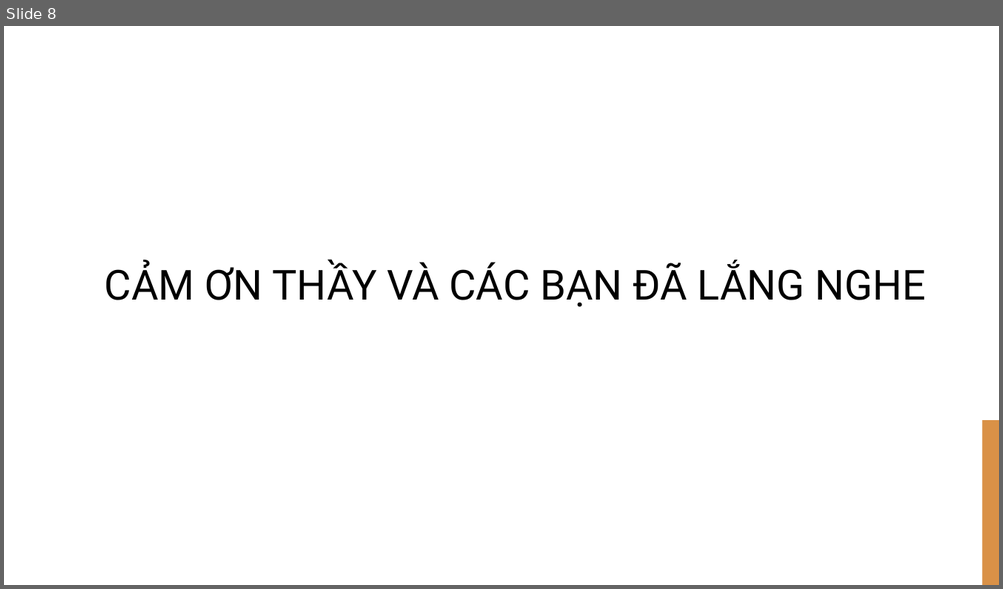
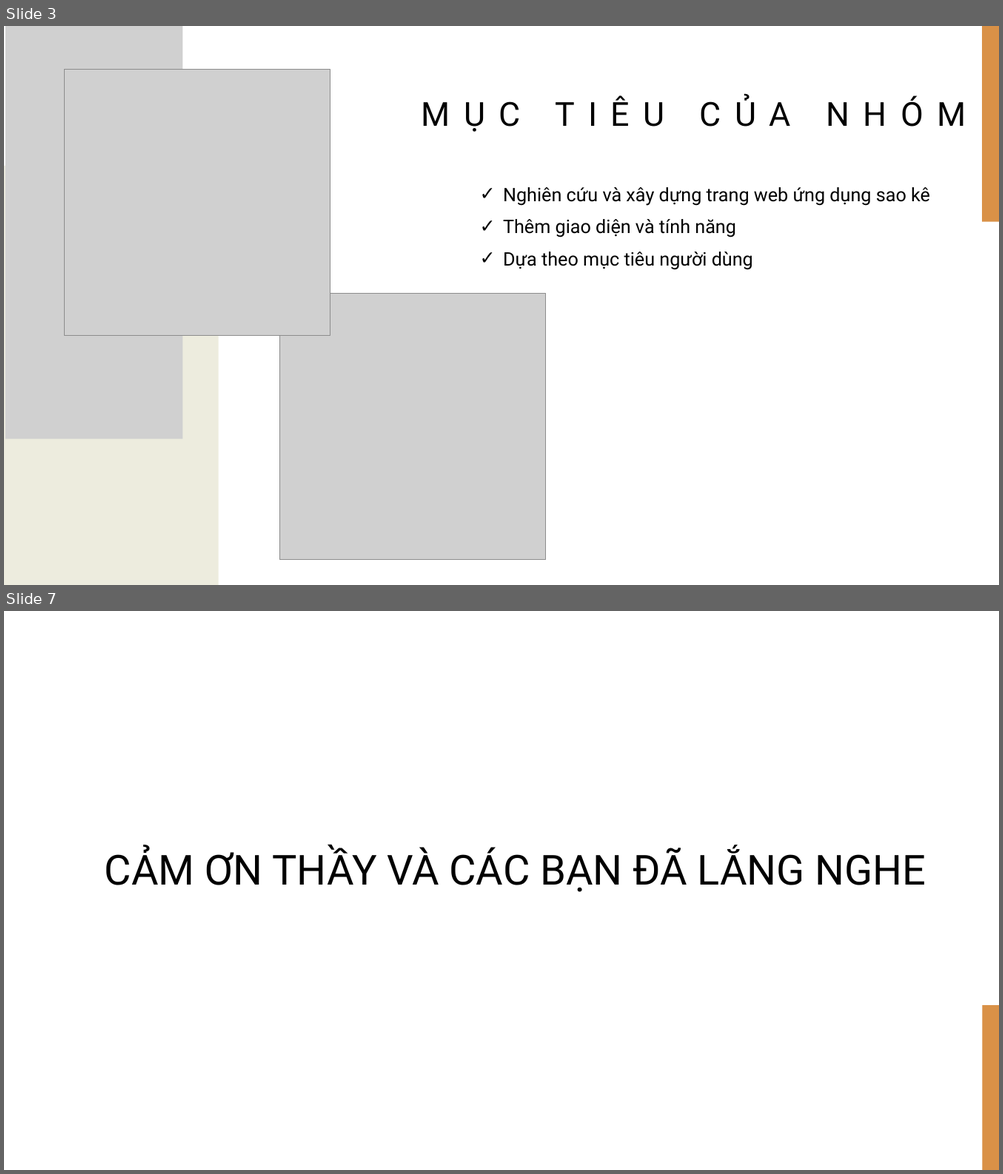
Before and after one commit to HoangVu411/241_BTL_LTNC_TRUONGHOANGVU, a slide deck: 241_BTL_LTNC_TRUONGHOANGVU.pptx. Shown one above the other, each under a label of ours: slide 8 before the commit, slides 3 and 7 after it; the slides between them are not shown. The pictures are 1003x589 and 1003x1174 pixels, drawn with LibreOffice and Linux fonts; fonts in the diff are those of the drawing; grey boxes stand for pictures; background and template pictures are left out. Boxes give left, top, right and bottom in pixels: in the first picture for what was removed or moved away, otherwise in the second. Text is boxed around its words. In the diff, an @@ line names an element or a change of style, - is before the commit and + after.

```diff
--- a/241_BTL_LTNC_TRUONGHOANGVU.pptx
+++ b/241_BTL_LTNC_TRUONGHOANGVU.pptx
@@ slide 3 added at bbox=[4, 26, 999, 585], background #FFFFFF; not listed: 1 template element that a slide beside it also shows @@
@@ rectangle added at bbox=[4, 26, 21, 191], fill #D99147 @@
@@ rectangle added at bbox=[4, 26, 999, 585], fill #FFFFFF @@
@@ picture added at bbox=[5, 26, 183, 440] @@
@@ title added at bbox=[384, 26, 973, 137], 32 pt, text #000000 @@
+MỤC TIÊU CỦA NHÓM
@@ rectangle added at bbox=[982, 26, 999, 221], fill #D99147 @@
@@ picture added at bbox=[64, 69, 330, 335] @@
@@ rectangle added at bbox=[4, 166, 218, 585], fill #EDECDE @@
@@ text added at bbox=[503, 187, 930, 270], 18 pt, text #000000 @@
+✓ Nghiên cứu và xây dựng trang web ứng dụng sao kê
+✓ Thêm giao diện và tính năng
+✓ Dựa theo mục tiêu người dùng
@@ picture added at bbox=[279, 294, 546, 560] @@
@@ what was slide 8 is now slide 7 @@
```
Also in this commit, not shown: 3 slides changed, 2 other slides added, 4 slides removed, 23 other files.
